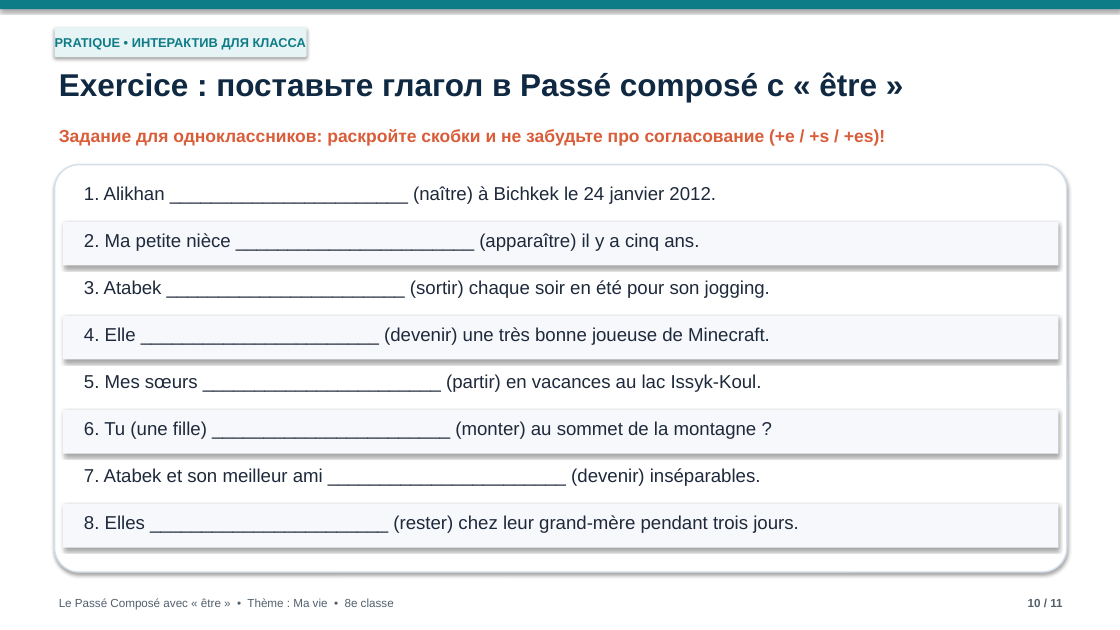
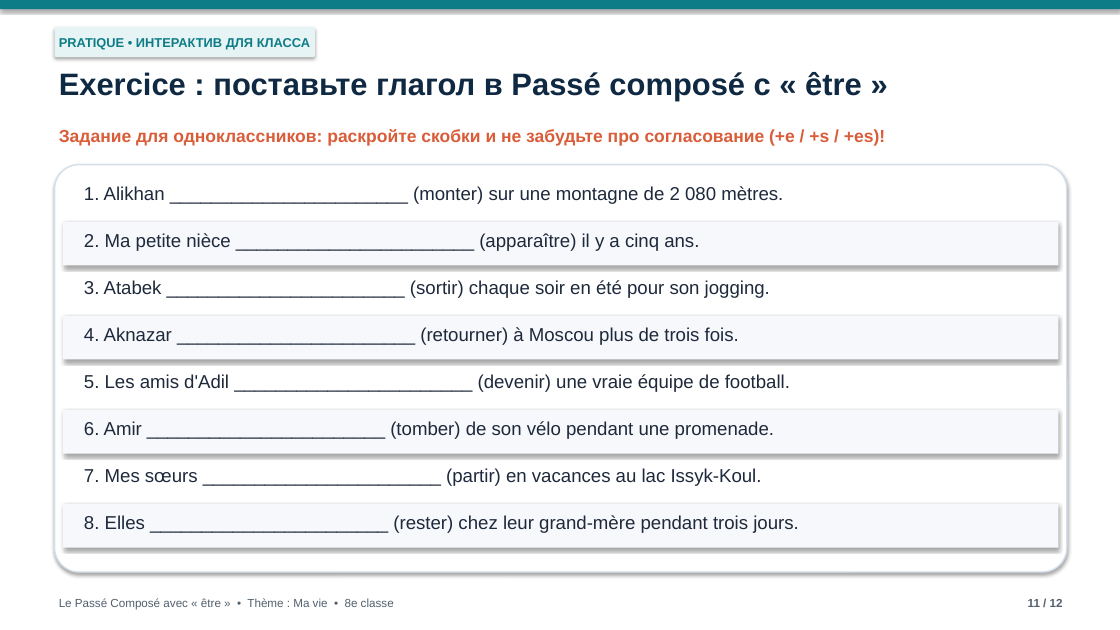
Before and after one commit to graz1p777dev/ma-vie-presentation, a slide deck: slide 11 of Ma_vie_Passe_Compose.pptx (slide 10 before the commit). Drawn at 1120x630 pixels with LibreOffice and Linux fonts; fonts in the diff are those of the drawing; background and template pictures are left out. Boxes give left, top, right and bottom in pixels: in the first picture for what was removed or moved away, otherwise in the second. Text is boxed around its words. In the diff, an @@ line names an element or a change of style, - is before the commit and + after.

Commit message:
Add Aknazar, Adil, and Amir slides with custom illustrations and reading scripts

```diff
--- a/Ma_vie_Passe_Compose.pptx
+++ b/Ma_vie_Passe_Compose.pptx
@@ rounded rectangle "PRATIQUE • ИНТЕРАКТИВ ДЛЯ КЛАССА": place and size @@
-rounded rectangle "PRATIQUE • ИНТЕРАКТИВ ДЛЯ КЛАССА" at [55,27,307,57]
+rounded rectangle "PRATIQUE • ИНТЕРАКТИВ ДЛЯ КЛАССА" at [55,27,315,57]
@@ text "Exercice : поставьте глагол в ..." at [59,72,862,102]: size 27 to 26.5 pt @@
@@ text at [84,186,783,204]: text changed @@
-1. Alikhan _______________________ (naître) à Bichkek le 24 janvier 2012.
+1. Alikhan _______________________ (monter) sur une montagne de 2 080 mètres.
@@ text at [84,327,739,345]: text changed @@
-4. Elle _______________________ (devenir) une très bonne joueuse de Minecraft.
+4. Aknazar _______________________ (retourner) à Moscou plus de trois fois.
@@ text at [84,374,790,392]: text changed @@
-5. Mes sœurs _______________________ (partir) en vacances au lac Issyk-Koul.
+5. Les amis d'Adil _______________________ (devenir) une vraie équipe de football.
@@ text at [84,421,774,439]: text changed @@
-6. Tu (une fille) _______________________ (monter) au sommet de la montagne ?
+6. Amir _______________________ (tomber) de son vélo pendant une promenade.
@@ text at [84,468,762,486]: text changed @@
-7. Atabek et son meilleur ami _______________________ (devenir) inséparables.
+7. Mes sœurs _______________________ (partir) en vacances au lac Issyk-Koul.
@@ text at [1028,599,1063,607]: text changed @@
-10 / 11
+11 / 12
```
Also in this commit, not shown: 8 other slides changed, 3 slides added, 2 slides removed, 1 other file.
